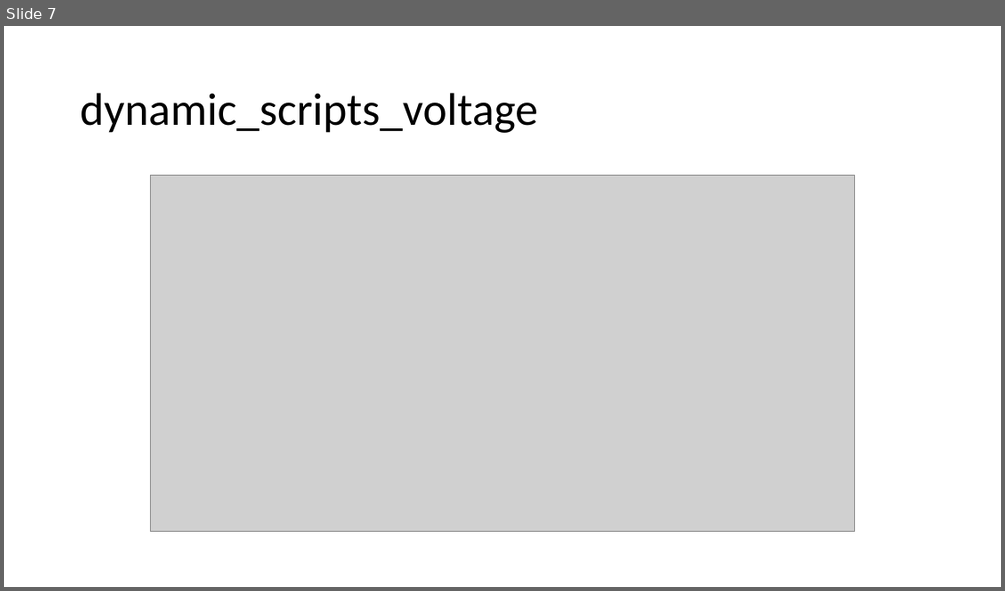
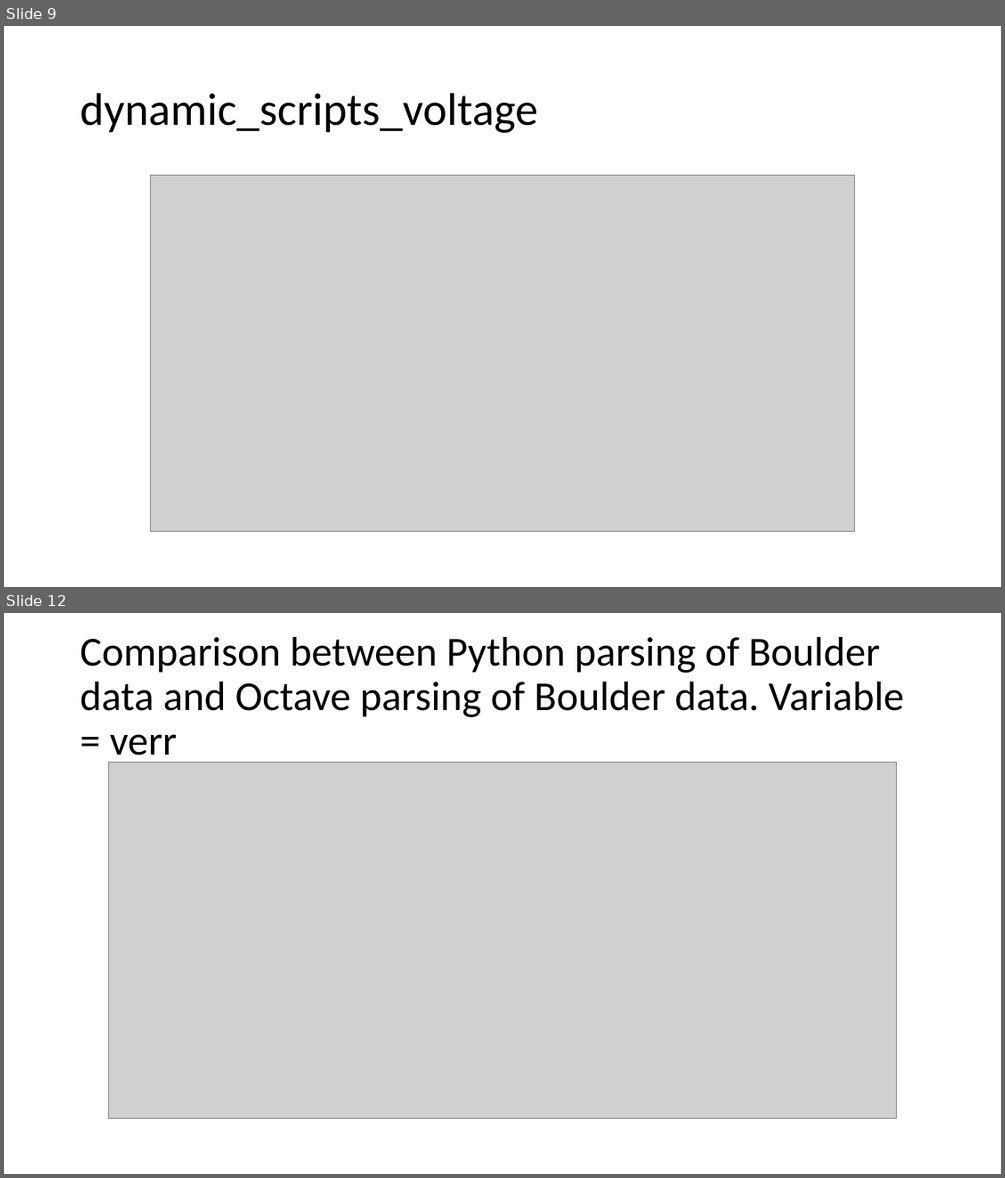
Before and after one commit to novakovicluka97/battery_parameter_parsing, a slide deck: Docs/First output model for Typhoon 15.10.2022.pptx. Shown one above the other, each under a label of ours: slide 7 before the commit, slides 9 and 12 after it; the slides between them are not shown. The pictures are 1005x591 and 1005x1178 pixels, drawn with LibreOffice and Linux fonts; fonts in the diff are those of the drawing; grey boxes stand for pictures. Boxes give left, top, right and bottom in pixels: in the first picture for what was removed or moved away, otherwise in the second. Text is boxed around its words. In the diff, an @@ line names an element or a change of style, - is before the commit and + after.

```diff
--- a/Docs/First output model for Typhoon 15.10.2022.pptx
+++ b/Docs/First output model for Typhoon 15.10.2022.pptx
@@ slide 12 added at (4, 613, 1001, 1174), background #FFFFFF @@
@@ title added at (80, 637, 904, 764), 39.6 pt, text #000000 @@
+Comparison between Python parsing of Boulder data and Octave parsing of Boulder data. Variable = verr
@@ picture added at (109, 763, 897, 1119) @@
@@ what was slide 7 is now slide 9 @@
```
Also in this commit, not shown: 2 slides changed, 8 other slides added, 1 slide removed, 5 other files.
